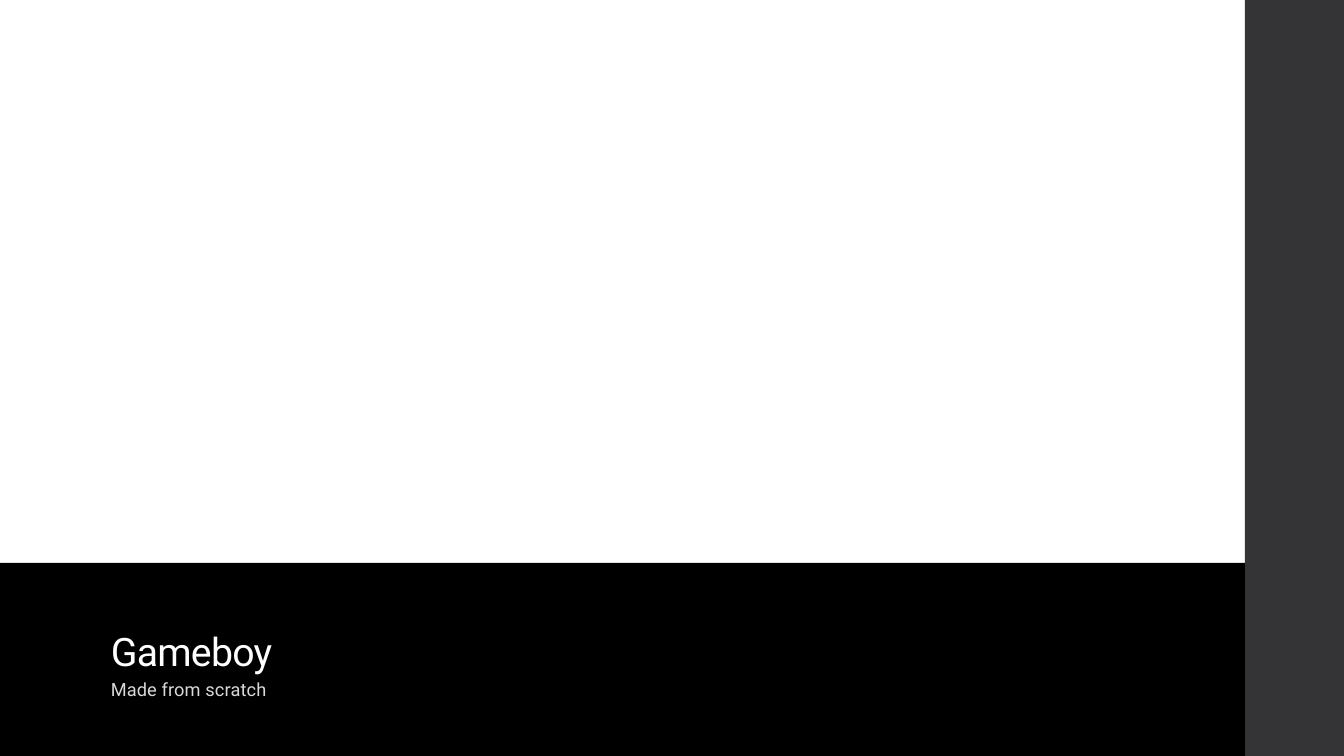
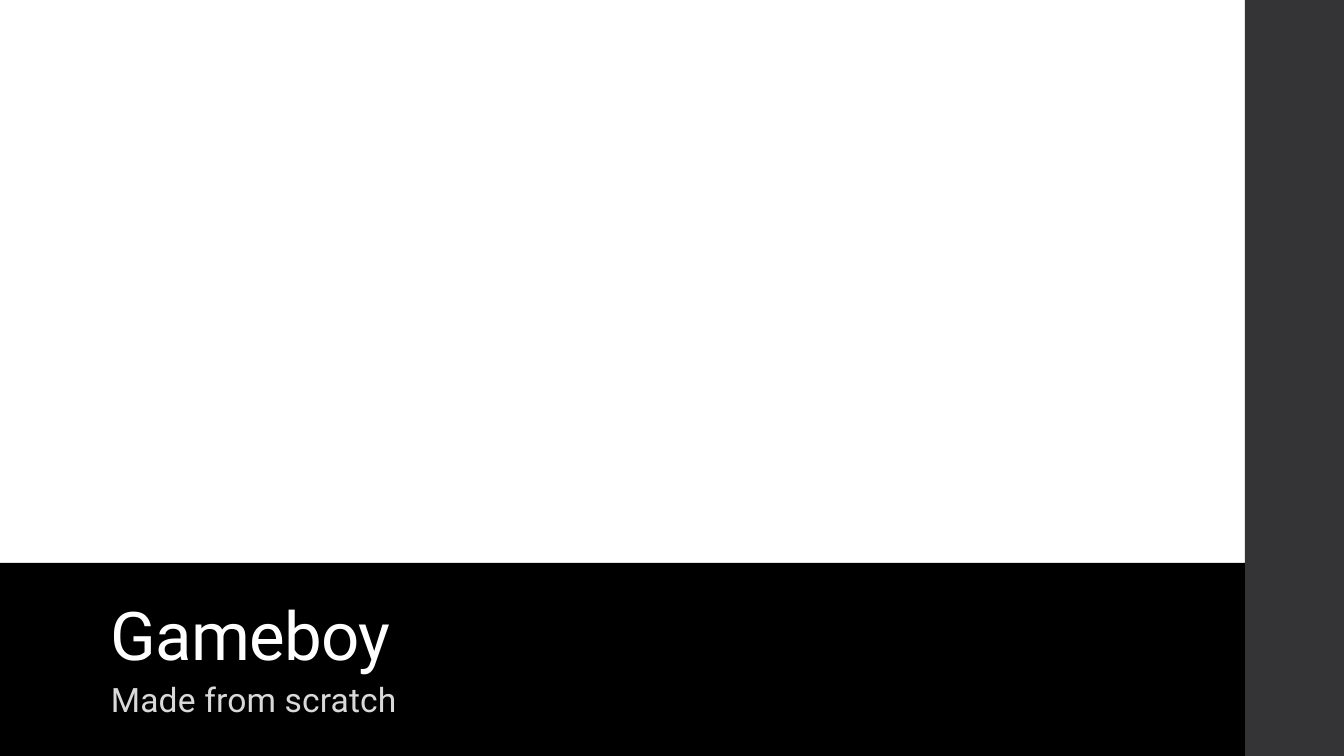
Before and after one commit to sandint2011/mc-shader-exploration, a slide deck: slide 5 of Final Presentation Tucker-Spencer.pptx. Drawn at 1344x756 pixels with LibreOffice and Linux fonts; fonts in the diff are those of the drawing. Boxes give left, top, right and bottom in pixels: in the first picture for what was removed or moved away, otherwise in the second. Text is boxed around its words. In the diff, an @@ line names an element or a change of style, - is before the commit and + after.

Commit message:
Increase presentation font size

```diff
--- a/Final Presentation Tucker-Spencer.pptx
+++ b/Final Presentation Tucker-Spencer.pptx
@@ title "Gameboy" at <box>111,609,391,675</box>: size 28 to 48 pt @@
@@ text "Made from scratch" at <box>111,686,397,713</box>: size 13 to 24 pt @@
```
Also in this commit, not shown: 8 other slides changed.
